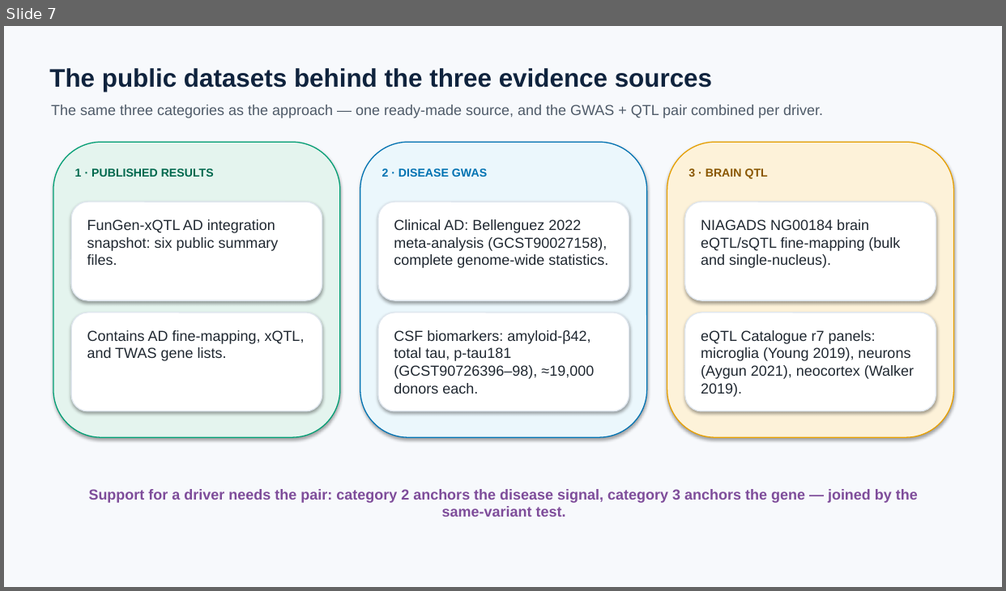
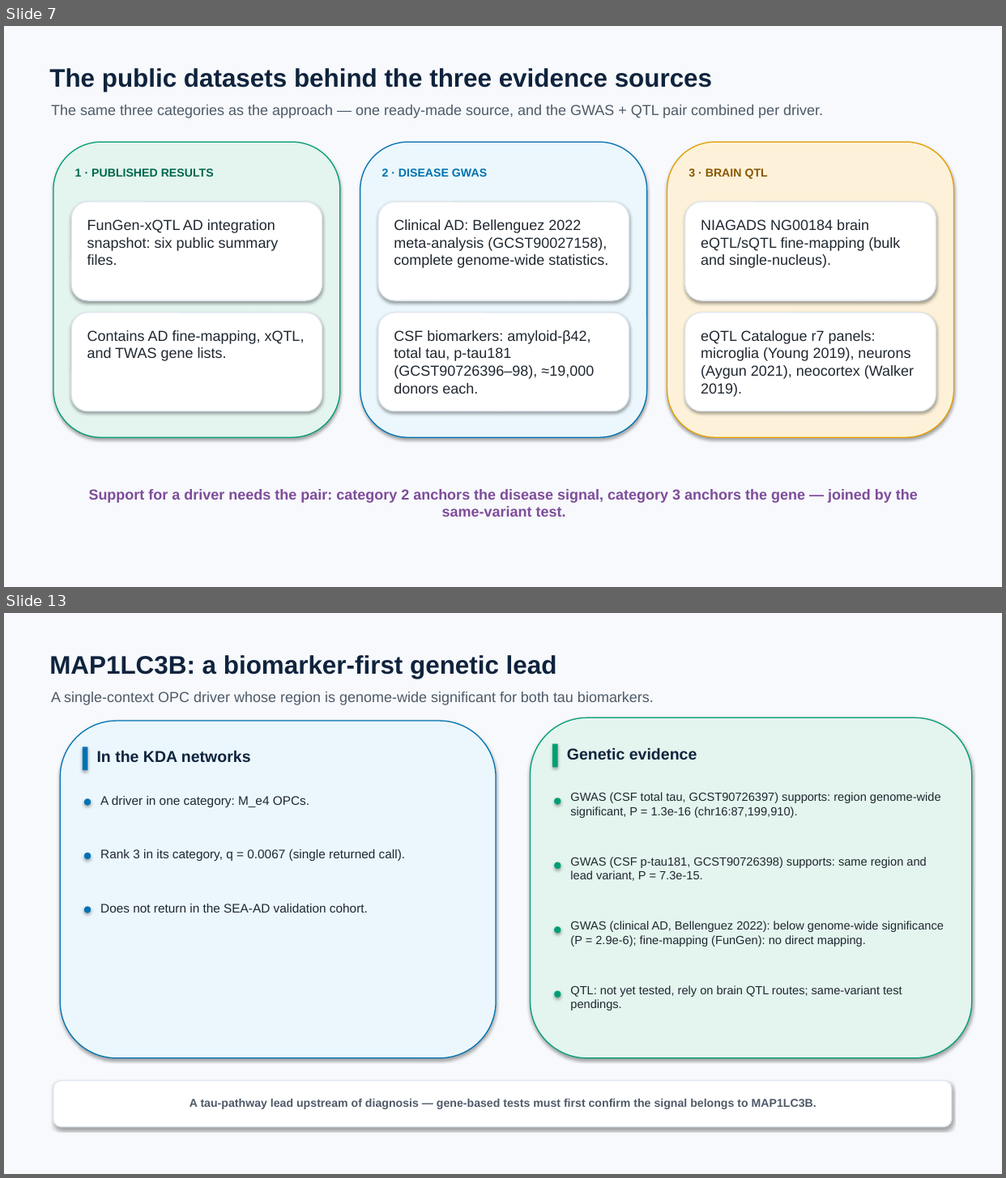
Before and after one commit to ericzhuang2010/alzheimer, a slide deck: docs/presentations/human_genetic_support_for_key_drivers_simple_aggr_08292026.pptx. Shown one above the other, each under a label of ours: slide 7 before the commit, slides 7 and 13 after it; the slides between them are not shown. The pictures are 1006x591 and 1006x1178 pixels, drawn with LibreOffice and Linux fonts; fonts in the diff are those of the drawing. Boxes give left, top, right and bottom in pixels: in the first picture for what was removed or moved away, otherwise in the second. Text is boxed around its words. In the diff, an @@ line names an element or a change of style, - is before the commit and + after.

Commit message:
updated genetic support slides

```diff
--- a/docs/presentations/human_genetic_support_for_key_drivers_simple_aggr_08292026.pptx
+++ b/docs/presentations/human_genetic_support_for_key_drivers_simple_aggr_08292026.pptx
@@ slide 13 added at bbox=[4, 613, 1002, 1174], background #F7F9FC @@
@@ text added at bbox=[49, 655, 557, 679], 24.5 pt, text #0F233D, bold @@
+MAP1LC3B: a biomarker-first genetic lead
@@ text added at bbox=[51, 692, 654, 705], 14 pt, text #4E5A68 @@
+A single-context OPC driver whose region is genome-wide significant for both tau biomarkers.
@@ rounded rectangle added at bbox=[60, 721, 496, 1059], fill #EBF7FC, outline #0072B2 1 pt @@
@@ rounded rectangle added at bbox=[530, 717, 972, 1059], fill #E4F4EE, outline #009E73 1 pt @@
@@ rectangle added at bbox=[83, 747, 88, 770], fill #0072B2 @@
@@ text added at bbox=[97, 751, 251, 762], 15.2 pt, text #0F233D, bold @@
+In the KDA networks
@@ rectangle added at bbox=[552, 744, 558, 767], fill #009E73 @@
@@ text added at bbox=[567, 748, 697, 760], 15.2 pt, text #0F233D, bold @@
+Genetic evidence
@@ ellipse added at bbox=[84, 798, 91, 806], fill #0072B2 @@
@@ text added at bbox=[100, 796, 309, 807], 12 pt, text #1F2730 @@
+A driver in one category: M_e4 OPCs.
@@ ellipse added at bbox=[554, 798, 561, 805], fill #009E73 @@
@@ text added at bbox=[570, 792, 941, 818], 11.4 pt, text #1F2730 @@
+GWAS (CSF total tau, GCST90726397) supports: region genome-wide significant, P = 1.3e-16 (chr16:87,199,910).
@@ ellipse added at bbox=[84, 853, 91, 859], fill #0072B2 @@
@@ text added at bbox=[100, 850, 405, 861], 12 pt, text #1F2730 @@
+Rank 3 in its category, q = 0.0067 (single returned call).
@@ ellipse added at bbox=[554, 862, 561, 869], fill #009E73 @@
@@ text added at bbox=[570, 857, 926, 881], 11.4 pt, text #1F2730 @@
+GWAS (CSF p-tau181, GCST90726398) supports: same region and lead variant, P = 7.3e-15.
@@ text added at bbox=[100, 904, 368, 913], 12 pt, text #1F2730 @@
+Does not return in the SEA-AD validation cohort.
@@ ellipse added at bbox=[84, 906, 91, 914], fill #0072B2 @@
@@ ellipse added at bbox=[554, 926, 561, 934], fill #009E73 @@
@@ text added at bbox=[570, 921, 944, 947], 11.4 pt, text #1F2730 @@
+GWAS (clinical AD, Bellenguez 2022): below genome-wide significance (P = 2.9e-6); fine-mapping (FunGen): no direct mapping.
@@ ellipse added at bbox=[554, 991, 561, 998], fill #009E73 @@
@@ text added at bbox=[570, 986, 902, 1011], 11.4 pt, text #1F2730 @@
+QTL: not yet tested, rely on brain QTL routes; same-variant test pendings.
@@ rounded rectangle added at bbox=[53, 1081, 952, 1127], fill #FFFFFF, outline #E0E7EF 1 pt @@
@@ text added at bbox=[189, 1099, 816, 1110], 11 pt, text #4E5A68, bold @@
+A tau-pathway lead upstream of diagnosis — gene-based tests must first confirm the signal belongs to MAP1LC3B.
```
Also in this commit, not shown: 4 slides changed, 6 other slides added, 5 slides removed, 2 other files.
